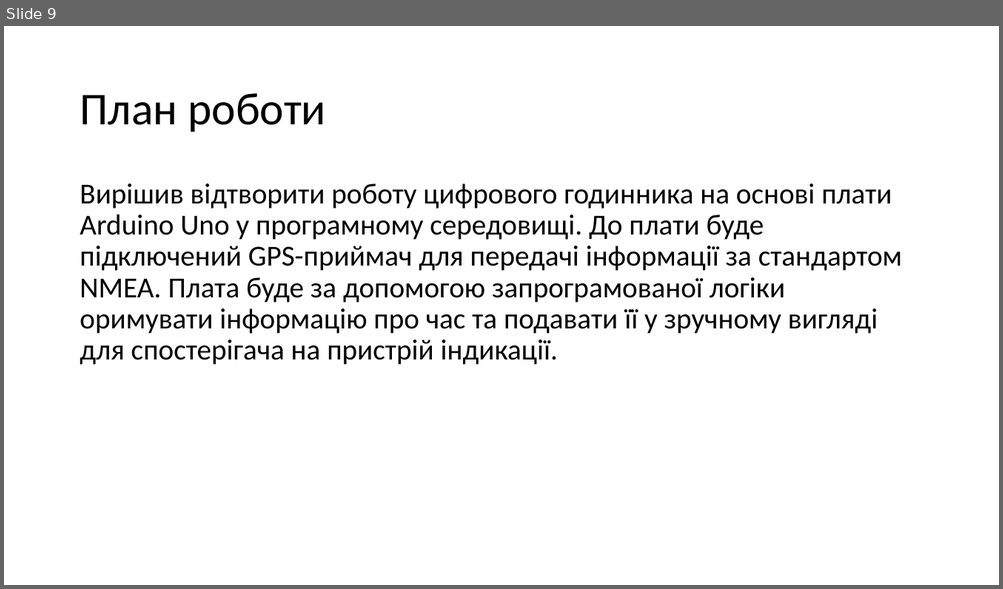
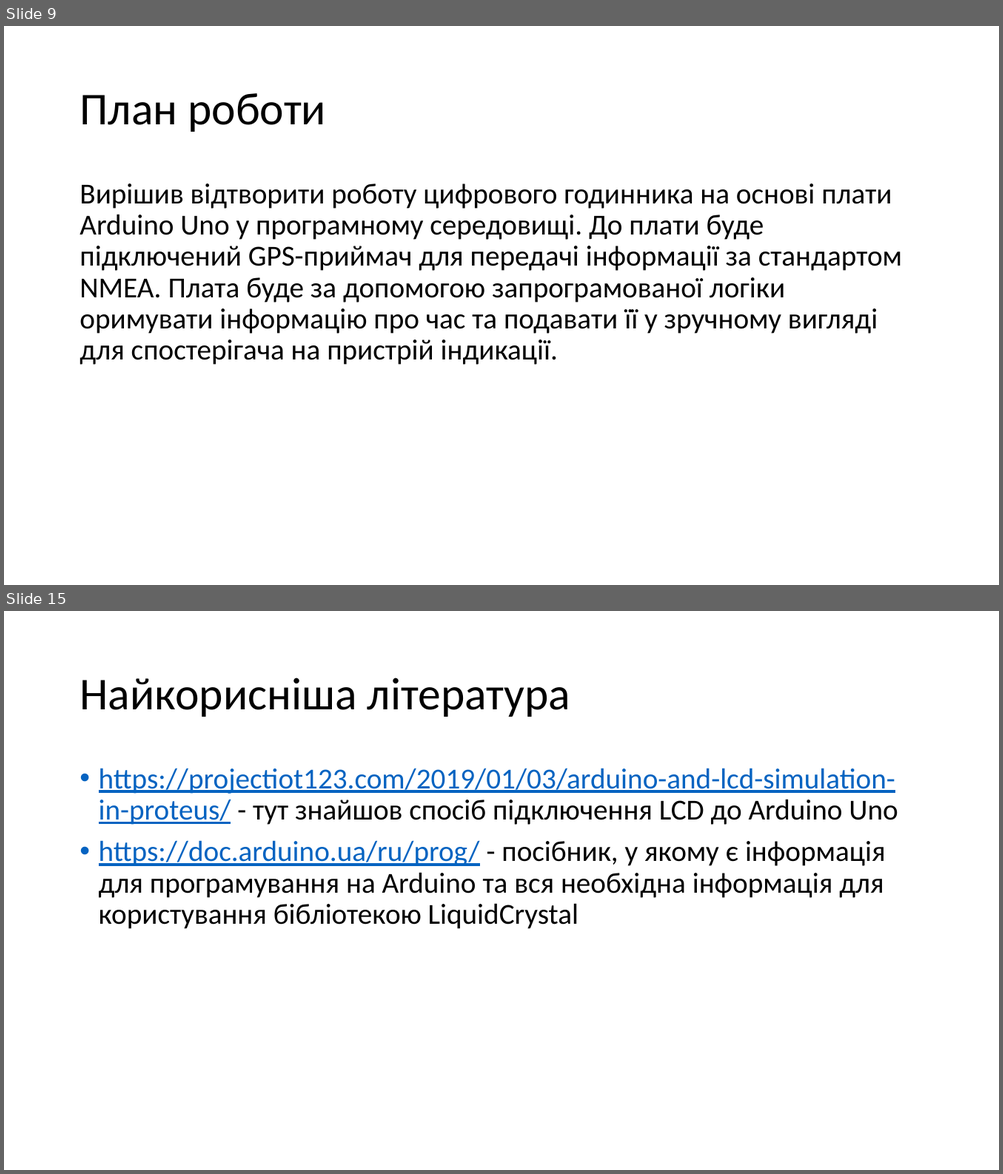
Before and after one commit to Vadym-Havryliuk/University-2, a slide deck: Доповідь 2.pptx. Shown one above the other, each under a label of ours: slide 9 before the commit, slides 9 and 15 after it; the slides between them are not shown. The pictures are 1003x589 and 1003x1174 pixels, drawn with LibreOffice and Linux fonts; fonts in the diff are those of the drawing. Boxes give left, top, right and bottom in pixels: in the first picture for what was removed or moved away, otherwise in the second. Text is boxed around its words. In the diff, an @@ line names an element or a change of style, - is before the commit and + after.

```diff
--- a/Доповідь 2.pptx
+++ b/Доповідь 2.pptx
@@ slide 15 added at (4,611,999,1170), background #FFFFFF @@
@@ title added at (79,678,571,717), 44 pt, text #000000 @@
+Найкорисніша література
@@ text added at (99,768,897,929), 28 pt, text #000000 @@
+• https://projectiot123.com/2019/01/03/arduino-and-lcd-simulation-in-proteus/ - тут знайшов спосіб підключення LCD до Arduino Uno
+• https://doc.arduino.ua/ru/prog/ - посібник, у якому є інформація для програмування на Arduino та вся необхідна інформація для користування бібліотекою LiquidCrystal
```
Also in this commit, not shown: 1 slide changed, 4 other slides added, 1 slide removed.
